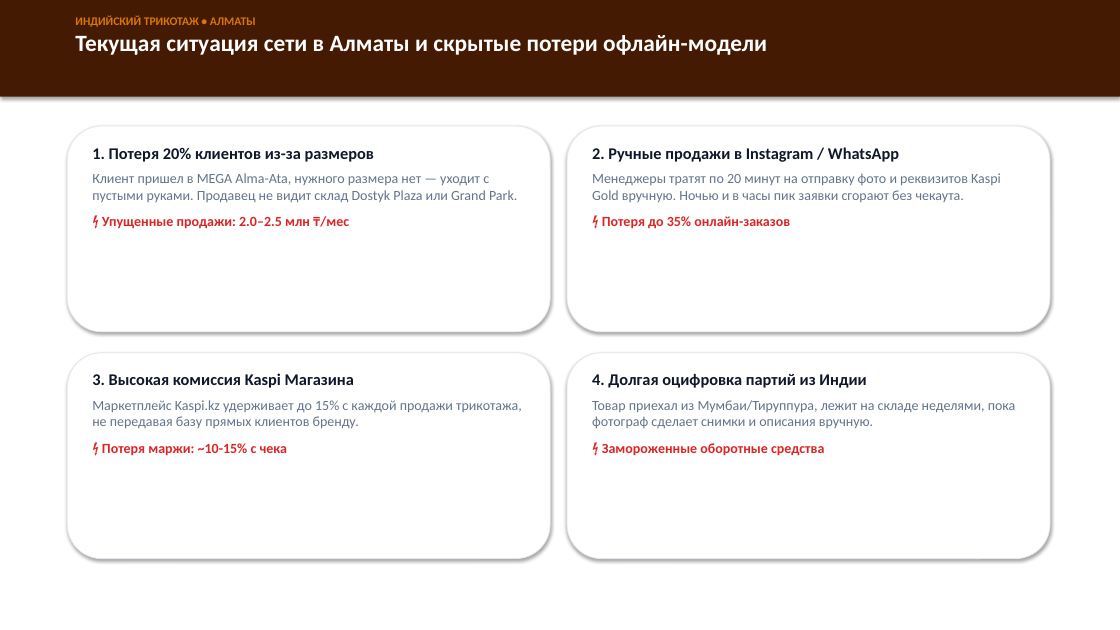
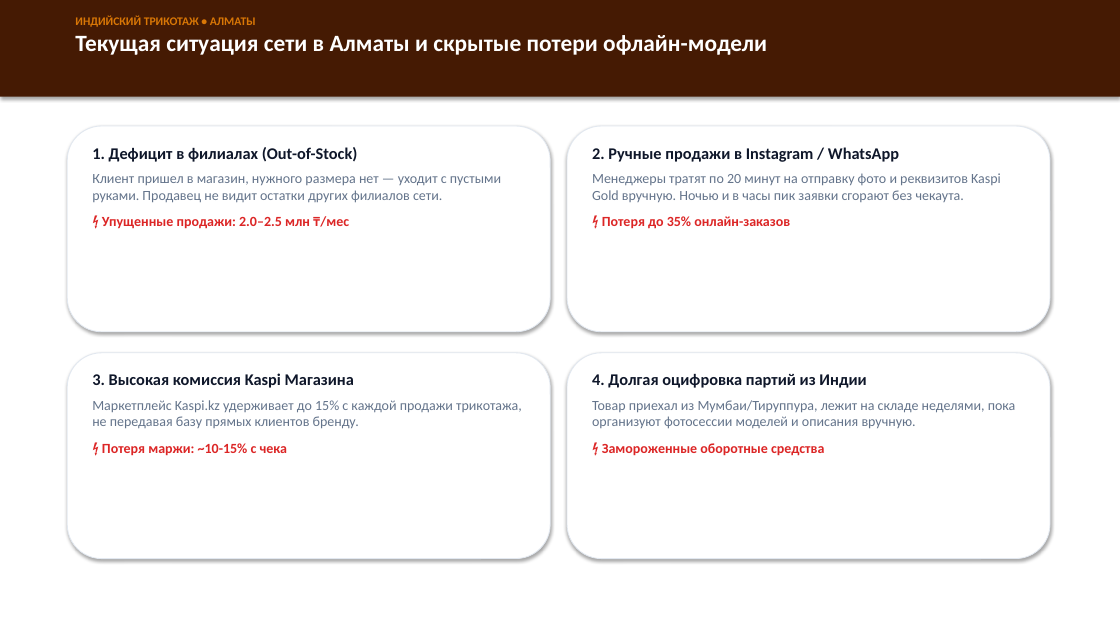
Before and after one commit to akbota17031992-lgtm/Indian_trikotazh, a slide deck: slide 2 of investor_presentation_indiatrikotaj.pptx. Drawn at 1120x630 pixels with LibreOffice and Linux fonts; fonts in the diff are those of the drawing. Boxes give left, top, right and bottom in pixels: in the first picture for what was removed or moved away, otherwise in the second. Text is boxed around its words. In the diff, an @@ line names an element or a change of style, - is before the commit and + after.

```diff
--- a/investor_presentation_indiatrikotaj.pptx
+++ b/investor_presentation_indiatrikotaj.pptx
@@ text at box(92, 147, 501, 203): text changed @@
-1. Потеря 20% клиентов из-за размеров
-Клиент пришел в MEGA Alma-Ata, нужного размера нет — уходит с пустыми руками. Продавец не видит склад Dostyk Plaza или Grand Park.
+1. Дефицит в филиалах (Out-of-Stock)
+Клиент пришел в магазин, нужного размера нет — уходит с пустыми руками. Продавец не видит остатки других филиалов сети.
@@ text at box(592, 400, 1016, 429): text changed @@
-Товар приехал из Мумбаи/Тируппура, лежит на складе неделями, пока фотограф сделает снимки и описания вручную.
+Товар приехал из Мумбаи/Тируппура, лежит на складе неделями, пока организуют фотосессии моделей и описания вручную.
```
Also in this commit, not shown: 8 other slides changed, 5 other files.
